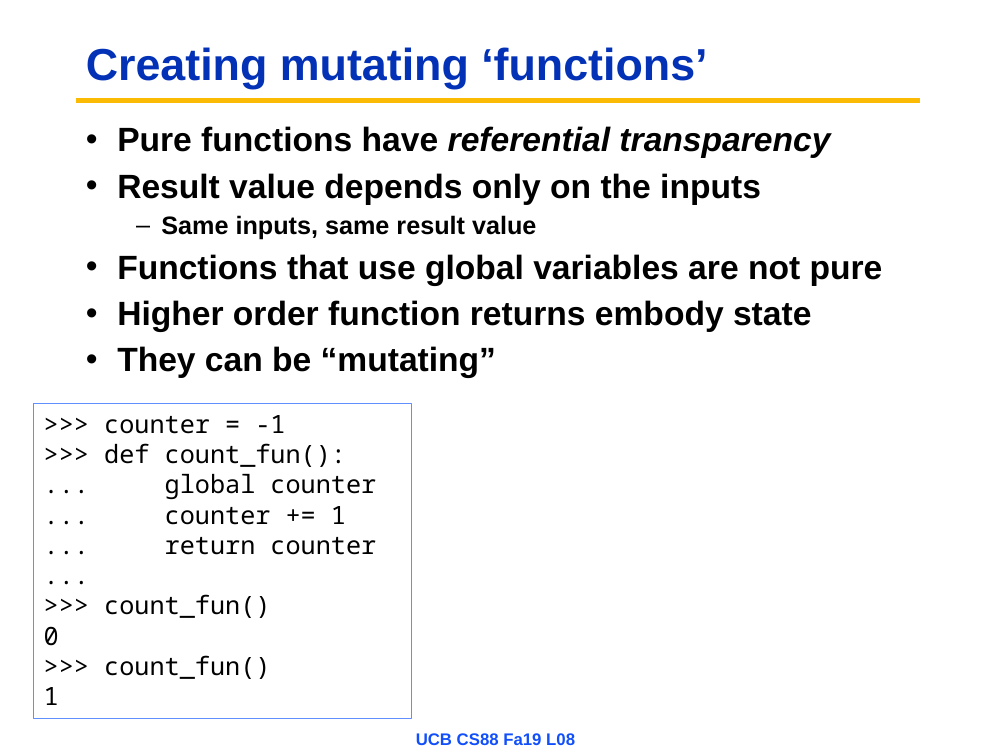
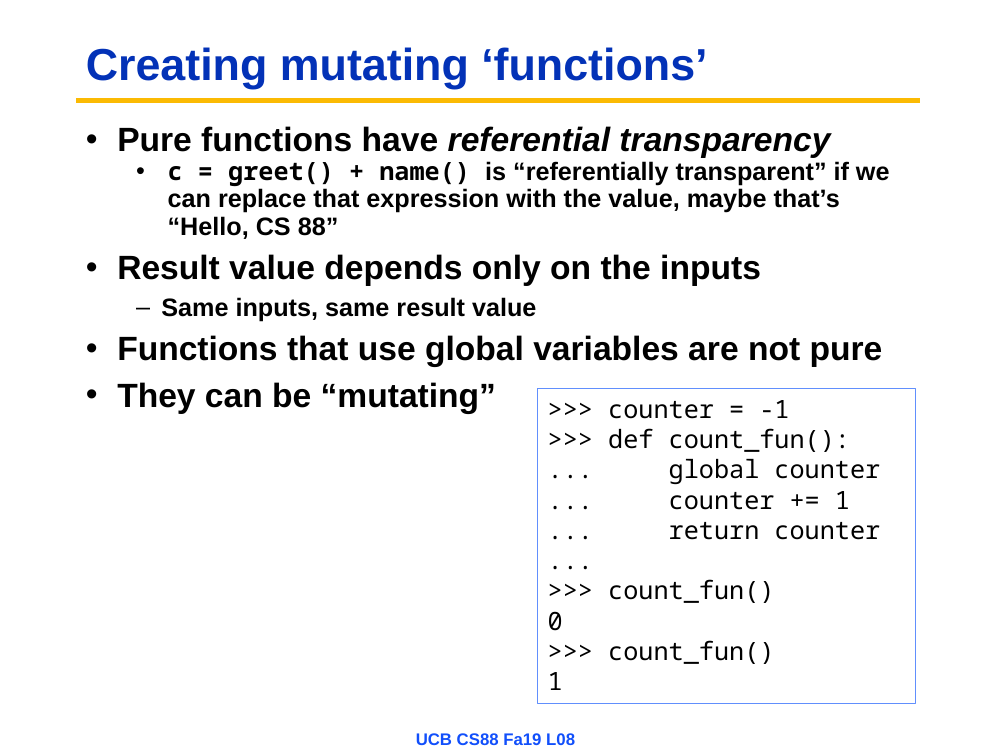
Before and after one commit to cs88-website/cs88-website.github.io, a slide deck: slide 12 of fa19/assets/slides/fa19/08-Mutation.pptx (slide 13 before the commit). Drawn at 1008x756 pixels with LibreOffice and Linux fonts; fonts in the diff are those of the drawing; background and template pictures are left out. Boxes give left, top, right and bottom in pixels: in the first picture for what was removed or moved away, otherwise in the second. Text is boxed around its words. In the diff, an @@ line names an element or a change of style, - is before the commit and + after.

```diff
--- a/fa19/assets/slides/fa19/08-Mutation.pptx
+++ b/fa19/assets/slides/fa19/08-Mutation.pptx
@@ text at <box>168,161,890,239</box>: paragraph added @@
+  • c = greet() + name() is “referentially transparent” if we can replace that expression with the value, maybe that’s “Hello, CS 88”
@@ text at <box>117,300,811,332</box>: paragraph removed @@
-• Higher order function returns embody state
@@ rectangle ">>> counter = -1": place and size @@
-rectangle ">>> counter = -1" at <box>33,403,411,719</box>
+rectangle ">>> counter = -1" at <box>537,388,915,704</box>
```
Also in this commit, not shown: 2 slides added, 2 slides removed, 10 other files.
